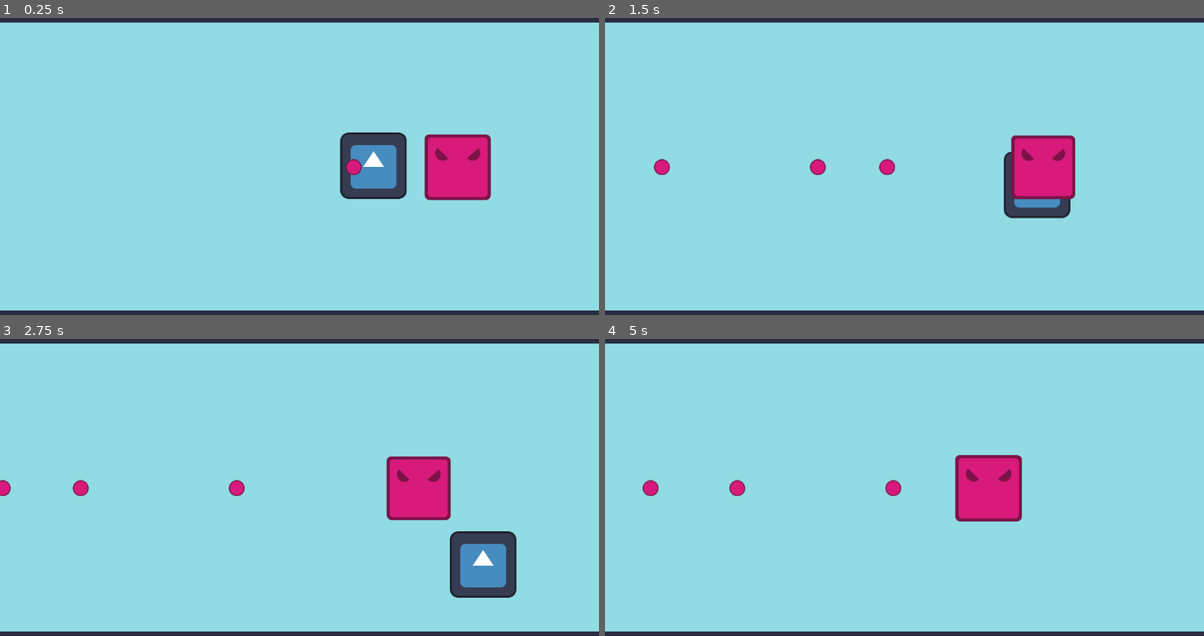
Above: before the commit, frames 1-4 (two rows, left to right).
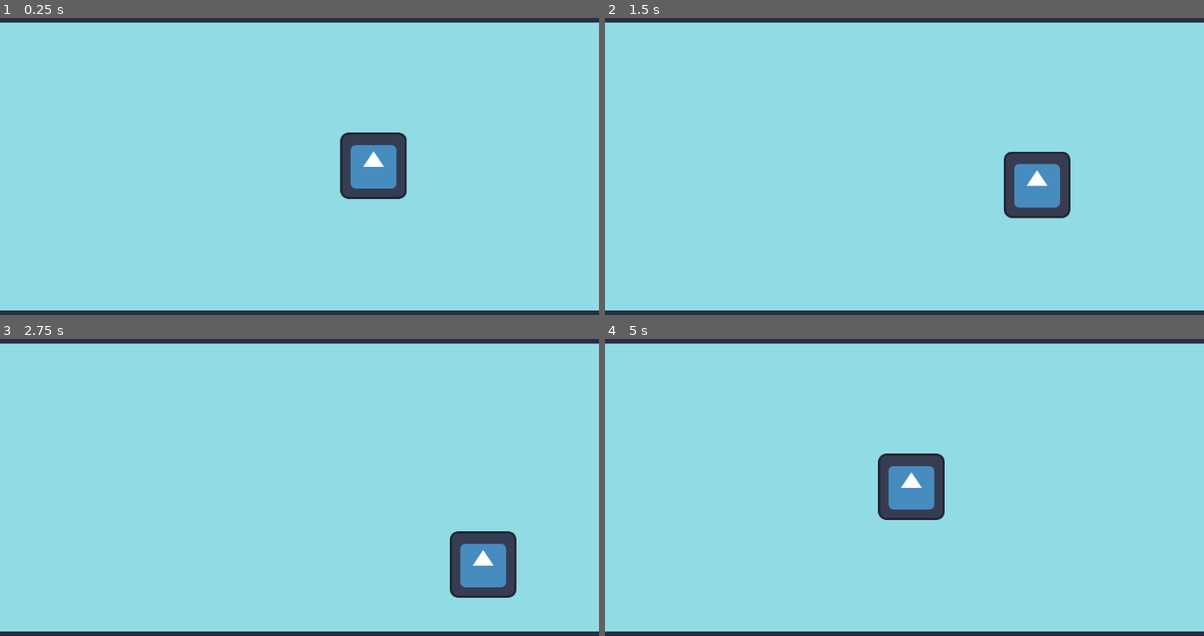
Above: after the commit, the same moments.

Repository: les-brows/la-boucle-musicale
Game: Godot game, scene res://MainScene.tscn
The game is run twice, just before and just after one commit, with the same random seed, the same clock (stepped at 60 frames per second) and the same inputs. The engine's default icon, where the game draws it, is replaced by a stand-in: a white triangle on a blue panel in a dark square.
Inputs (mouse positions are in pixels of both pictures, inside the frame that each line leads up to):
- Up to frame 1 (0.25 s): no input
- Up to frame 2 (1.5 s): move the mouse to (1036, 148) at 0.52 s; hold D (player1_right) 0.53-1.28 s; right-click (1036, 148) at 0.6 s; move the mouse to (784, 181) at 1.27 s; hold S (player1_down) from 1.28 s (still down); right-click (784, 181) at 1.35 s
- Up to frame 3 (2.75 s): move the mouse to (359, 413) at 2.02 s; release S (player1_down) at 2.03 s; hold D (player1_right) from 2.03 s (still down); right-click (359, 413) at 2.1 s
- Up to frame 4 (5 s): move the mouse to (874, 552) at 2.77 s; release D (player1_right) at 2.78 s; hold W (player1_up) 2.78-3.53 s; right-click (874, 552) at 2.85 s; move the mouse to (1084, 537) at 3.52 s; hold A (player1_left) from 3.53 s (still down); right-click (1084, 537) at 3.6 s; move the mouse to (724, 437) at 4.27 s; right-click (724, 437) at 4.35 s

The runs differ from the first frame. In frame 1, 2.6% of the frame differs, in the area x 57-82%, y 39-62%; in frame 2, 2.7%; in frame 3, 2.7%; in frame 4, 5.2%, in the area x 6-70%, y 38-62%.

Commit message:
fix: remove useless nextnext level

Diff:
--- a/Levels/ScrollingLevel.tscn
+++ b/Levels/ScrollingLevel.tscn
@@ -18,5 +18,3 @@
 [node name="LevelPortionPrevious" parent="LevelPortions" instance=ExtResource("3_0352d")]
 
 [node name="LevelPortionCurrent" parent="LevelPortions" instance=ExtResource("3_0352d")]
-
-[node name="LevelPortionNext" parent="LevelPortions" instance=ExtResource("3_0352d")]
--- a/Levels/level_portion.gd
+++ b/Levels/level_portion.gd
@@ -1,7 +1,7 @@
 extends Node2D
 
-func _on_middle_line_body_entered(body: Node2D) -> void:
+func _on_middle_line_body_entered(_body: Node2D) -> void:
 	Globals.middle_level_reached.emit()
 
-func _on_end_line_body_entered(body: Node2D) -> void:
+func _on_end_line_body_entered(_body: Node2D) -> void:
 	Globals.end_level_reached.emit()
--- a/Levels/scrolling_level.gd
+++ b/Levels/scrolling_level.gd
@@ -5,7 +5,6 @@
 @onready var level_portions = $LevelPortions
 @onready var level_portion_previous = $LevelPortions/LevelPortionPrevious
 @onready var level_portion_current = $LevelPortions/LevelPortionCurrent
-@onready var level_portion_next = $LevelPortions/LevelPortionNext
 
 var currently_moving_level = false
 
@@ -22,7 +21,7 @@
 		camera.position.x - CAMERA_SIZE.x/2 + player.size.x/2,
 		camera.position.x + CAMERA_SIZE.x/2 - player.size.x/2)
 
-func _process(delta):
+func _process(_delta):
 	move_camera()
 	clamp_player_inside_camera()
 
@@ -31,7 +30,6 @@
 	Globals.end_level_reached.connect(_on_end_level_reached)
 
 	level_portion_previous.position = -Vector2(Globals.LEVEL_SIZE, 0)
-	level_portion_next.position = Vector2(Globals.LEVEL_SIZE, 0)
 
 
 
@@ -39,7 +37,7 @@
 	# Add level a level to next position
 	var level_portion_scene_instance = LevelPortionScene.instantiate()
 	level_portions.call_deferred("add_child", level_portion_scene_instance)
-	level_portion_scene_instance.position = Vector2(Globals.LEVEL_SIZE * 2, 0)
+	level_portion_scene_instance.position = Vector2(Globals.LEVEL_SIZE, 0)
 
 	# Remove previous level portion
 	for level_portion in level_portions.get_children():
--- a/Objects/Enemies/Shooter.tscn
+++ b/Objects/Enemies/Shooter.tscn
@@ -1,7 +1,7 @@
 [gd_scene load_steps=5 format=3 uid="uid://b5w0jynn6mkxk"]
 
-[ext_resource type="Script" uid="uid://c5c2bebshnq4c" path="res://Objects/Enemies/shooter.gd" id="1_8c5hv"]
-[ext_resource type="Texture2D" uid="uid://d1uy7ql7mt64k" path="res://Assets/base_enemy.png" id="2_qpsbd"]
+[ext_resource type="Script" uid="uid://83fb1cip5bqp" path="res://Objects/Enemies/shooter.gd" id="1_8c5hv"]
+[ext_resource type="Texture2D" uid="uid://bqyrux3e3tys5" path="res://icon.svg" id="2_bweyu"]
 [ext_resource type="AudioStream" uid="uid://c312tfe2javtd" path="res://Assets/Instruments/KSHMR_Bass_Pluck_02_A#.wav" id="3_qpsbd"]
 
 [sub_resource type="RectangleShape2D" id="RectangleShape2D_bweyu"]
--- a/globals.gd
+++ b/globals.gd
@@ -9,8 +9,9 @@
 
 @warning_ignore("unused_signal")
 signal beat_launched(num_beat: int)
-
+@warning_ignore("unused_signal")
 signal middle_level_reached()
+@warning_ignore("unused_signal")
 signal end_level_reached()
 
 
Not shown: 1 places in MainScene.tscn that only renumber resources
Not shown: 1 places in Objects/InputManager.tscn that only renumber resources
Not shown: 1 places in Objects/Player/Player.tscn that only renumber resources
Not shown: 1 places in Rythm/Metronome.tscn that only renumber resources
